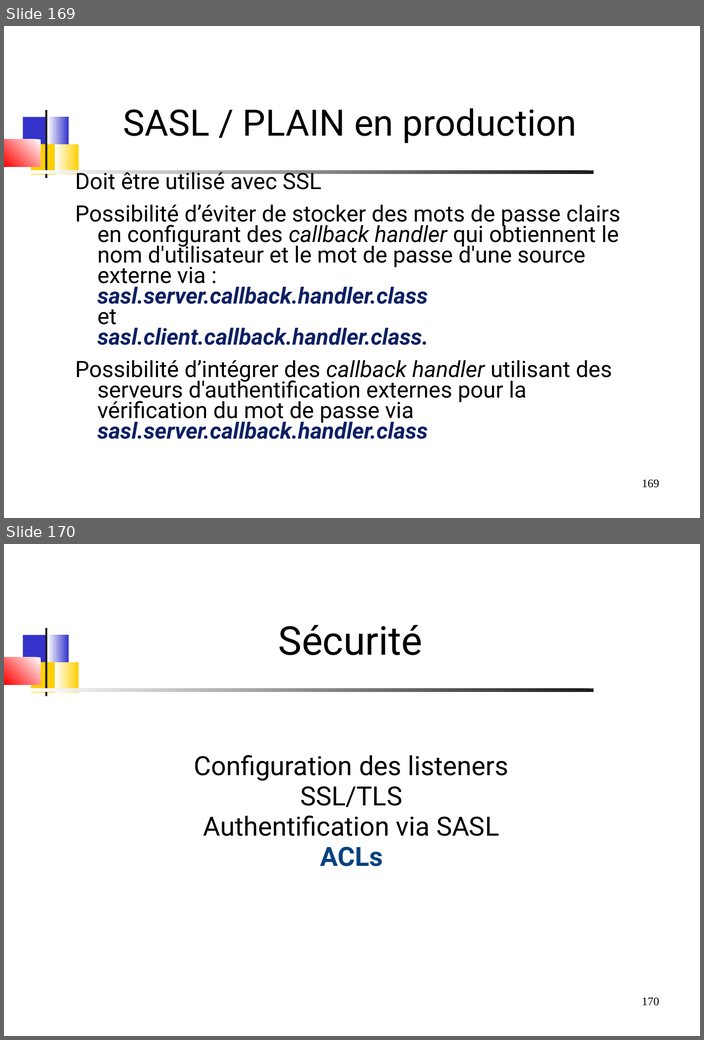
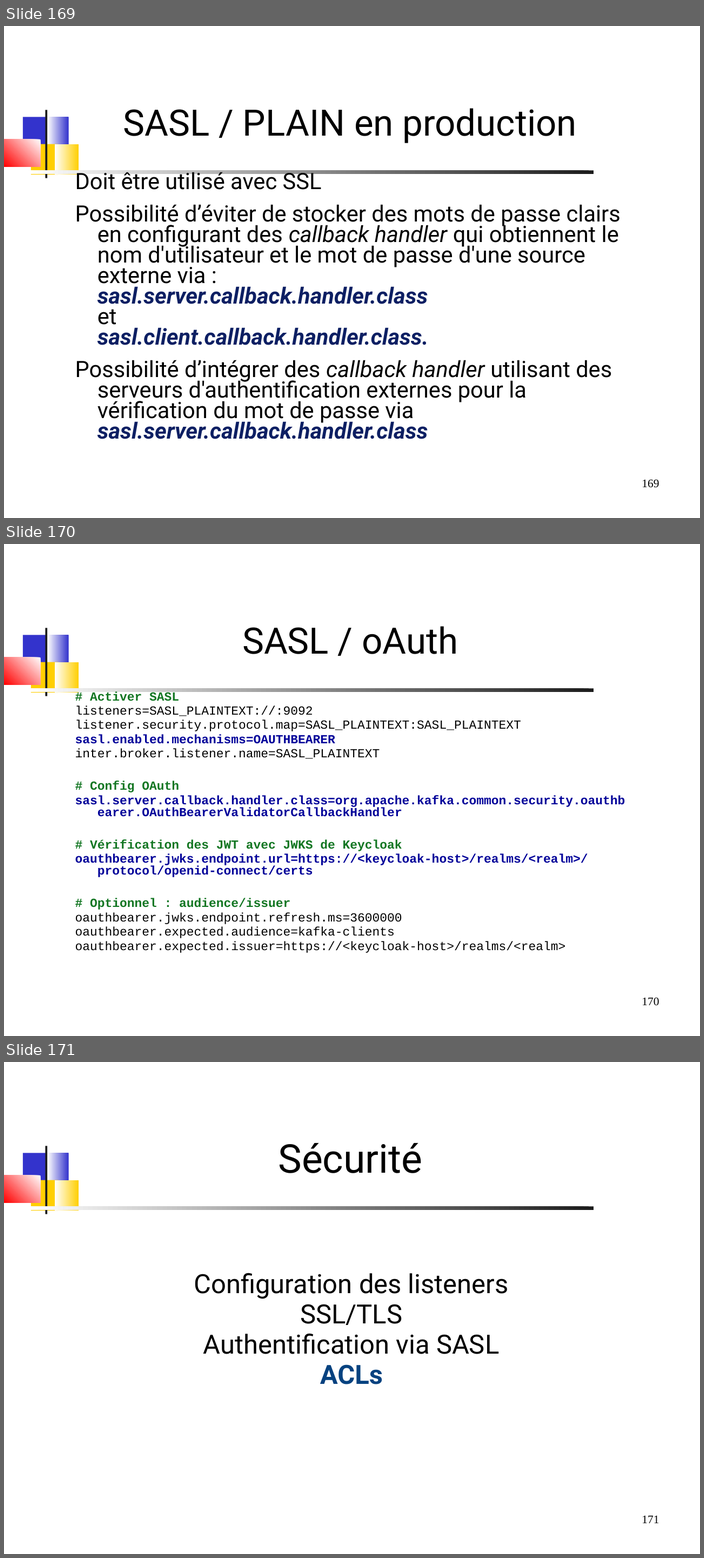
Before and after one commit to dthibau/kafka, a slide deck: KafkaAdmin.odp. Shown one above the other, each under a label of ours: slides 169 and 170 before the commit, slides 169, 170 and 171 after it. The pictures are 704x1040 and 704x1558 pixels, drawn with LibreOffice and Linux fonts; fonts in the diff are those of the drawing. Boxes give left, top, right and bottom in pixels: in the first picture for what was removed or moved away, otherwise in the second. Text is boxed around its words. In the diff, an @@ line names an element or a change of style, - is before the commit and + after.

```diff
--- a/KafkaAdmin.odp
+++ b/KafkaAdmin.odp
@@ slide 170 added at [4, 544, 700, 1036], background #FFFFFF; not listed: 8 template elements that a slide beside it also shows @@
@@ title added at [242, 626, 458, 654], 44 pt, text #000000 @@
+SASL / oAuth
@@ text added at [75, 691, 625, 953], 15 pt, text #000000, bold @@
+# Activer SASL
+listeners=SASL_PLAINTEXT://:9092
+listener.security.protocol.map=SASL_PLAINTEXT:SASL_PLAINTEXT
+sasl.enabled.mechanisms=OAUTHBEARER
+inter.broker.listener.name=SASL_PLAINTEXT
+# Config OAuth
+sasl.server.callback.handler.class=org.apache.kafka.common.security.oauthbearer.OAuthBearerValidatorCallbackHandler
+# Vérification des JWT avec JWKS de Keycloak
+oauthbearer.jwks.endpoint.url=https://<keycloak-host>/realms/<realm>/protocol/openid-connect/certs
+# Optionnel : audience/issuer
+oauthbearer.jwks.endpoint.refresh.ms=3600000
+oauthbearer.expected.audience=kafka-clients
+oauthbearer.expected.issuer=https://<keycloak-host>/realms/<realm>
@@ what was slide 170 is now slide 171 @@
@@ page number at [641, 1516, 658, 1523]: text changed @@
-170
+171
```
Also in this commit, not shown: 3 slides changed, 10 other files.
